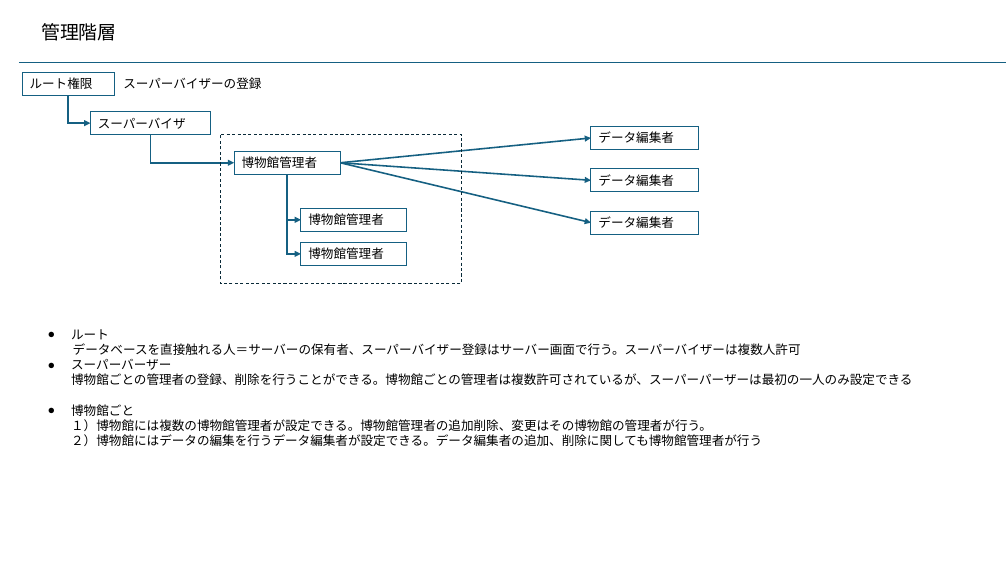
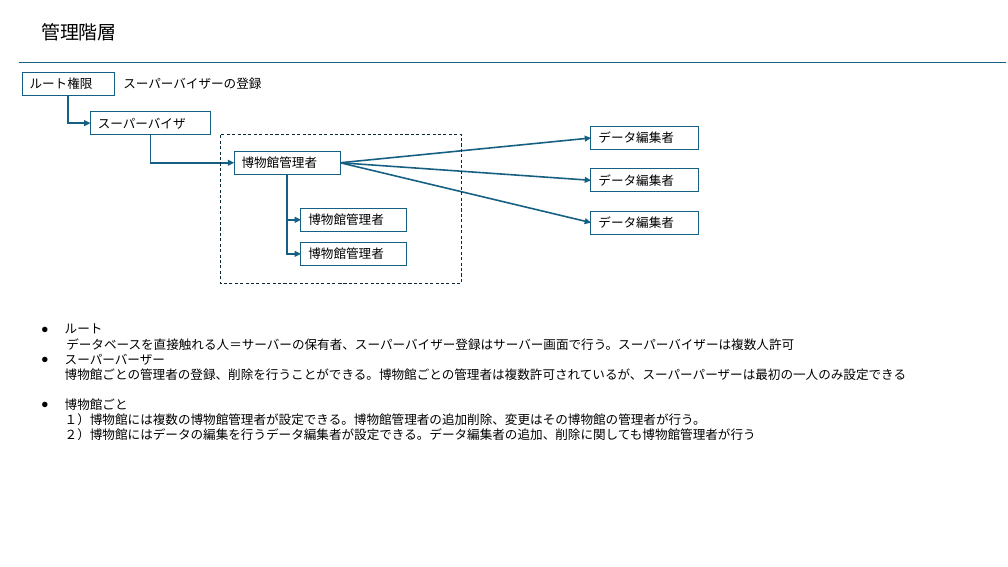
Before and after one commit to kaze-lab/museum_app_proj, a slide deck: slide 6 of 展示物アプリ仕様.pptx. Drawn at 1008x567 pixels with LibreOffice and Linux fonts; fonts in the diff are those of the drawing. Boxes give left, top, right and bottom in pixels: in the first picture for what was removed or moved away, otherwise in the second. Text is boxed around its words. In the diff, an @@ line names an element or a change of style, - is before the commit and + after.

Commit message:
新規登録、削除作成

```diff
--- a/展示物アプリ仕様.pptx
+++ b/展示物アプリ仕様.pptx
@@ text "ルート": place and size @@
-text "ルート" at [71, 329, 912, 446]
+text "ルート" at [65, 323, 906, 440]
```
Also in this commit, not shown: 1 other slide changed, 5 slides added, 2 other files.
